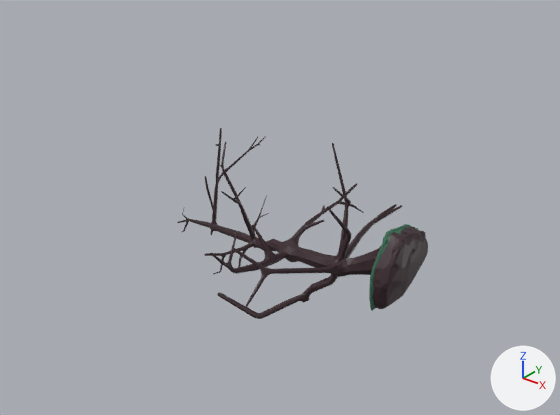
The glTF model src/assets/models/fallenTree.glb as it was, and as the next commit left it.
Before and after are seen from a 50 mm camera at (16.1, -18.5, 13.9) aimed at (0.9, 0.5, 2.2). Every picture has the same lights, and +X, +Y and +Z are marked at lower right. Where no turn or scale is listed for an object, it has been applied to the vertices.

Objects in the first picture: 'Cube.024', 'tree1.021'.
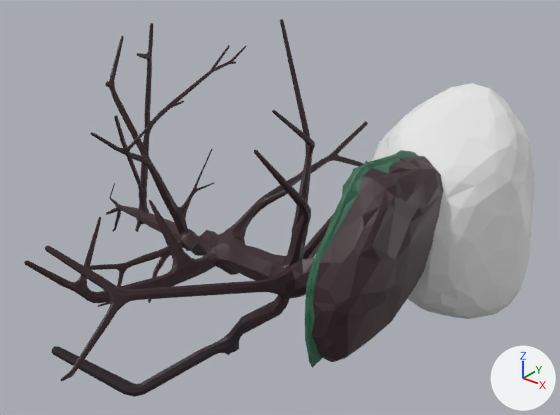
Boxes (x1, y1, x2, y2) around the edits, measured in the pictures (560 x 415 px):
'tree1.021', moved, turned, rescaled
    before: (177, 128, 402, 319)
    after: (24, 19, 368, 397)
'Cube.001', added
    after: (372, 83, 534, 319)
'Cube.024', moved, rescaled
    before: (369, 224, 428, 311)
    after: (305, 150, 443, 368)

Diff of the bpy script that builds the scene:
```diff
--- a/src/assets/models/fallenTree.glb.py
+++ b/src/assets/models/fallenTree.glb.py
@@ me_rock1 @@
+me_rock1.from_pydata(...)  # 245 vertices, 486 faces; spans x -2.61..2.74, y -2.7..3.05, z -4.64..4.03
@@ ob_cube_024 @@
 ob_cube_024 = bpy.data.objects.new('Cube.024', me_cube_015)
-ob_cube_024.location = (6.83, -0.05, 2.14)
+ob_cube_024.location = (7.43, -0.31, 2.9)
 ob_cube_024.rotation_euler = (0.367, 0.0, 0.0)  # degrees (21, 0, 0)
+ob_cube_024.scale = (2.29, 2.58, 2.28)
@@ ob_tree1_021 @@
 ob_tree1_021 = bpy.data.objects.new('tree1.021', me_cube_014)
-ob_tree1_021.location = (5.7, 0.2, 2.06)
-ob_tree1_021.rotation_euler = (1.814, 0.288, -1.684)  # degrees (104, 17, -96)
-ob_tree1_021.scale = (1.43, 1.43, 1.17)
+ob_tree1_021.location = (5.23, 0.34, 2.04)
+ob_tree1_021.rotation_euler = (1.809, 0.293, -1.693)  # degrees (104, 17, -97)
+ob_tree1_021.scale = (3.06, 2.92, 1.66)
@@ ob_cube_001 @@
+ob_cube_001 = bpy.data.objects.new('Cube.001', me_rock1)
+ob_cube_001.location = (5.43, 3.88, 2.5)
```
